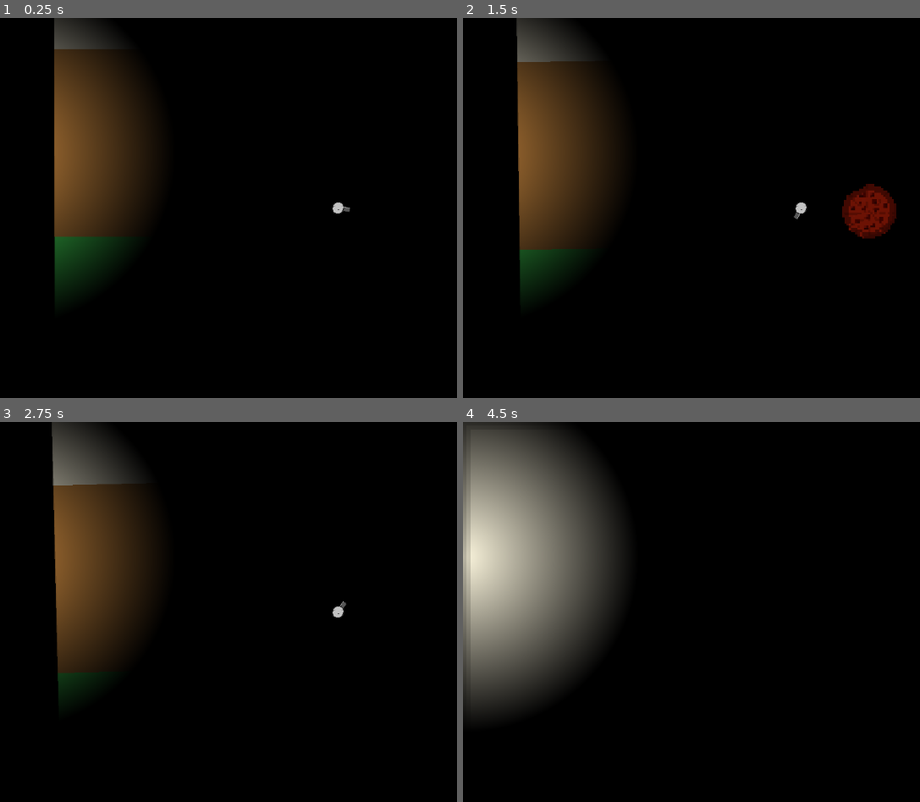
Above: before the commit, frames 1-4 (two rows, left to right).
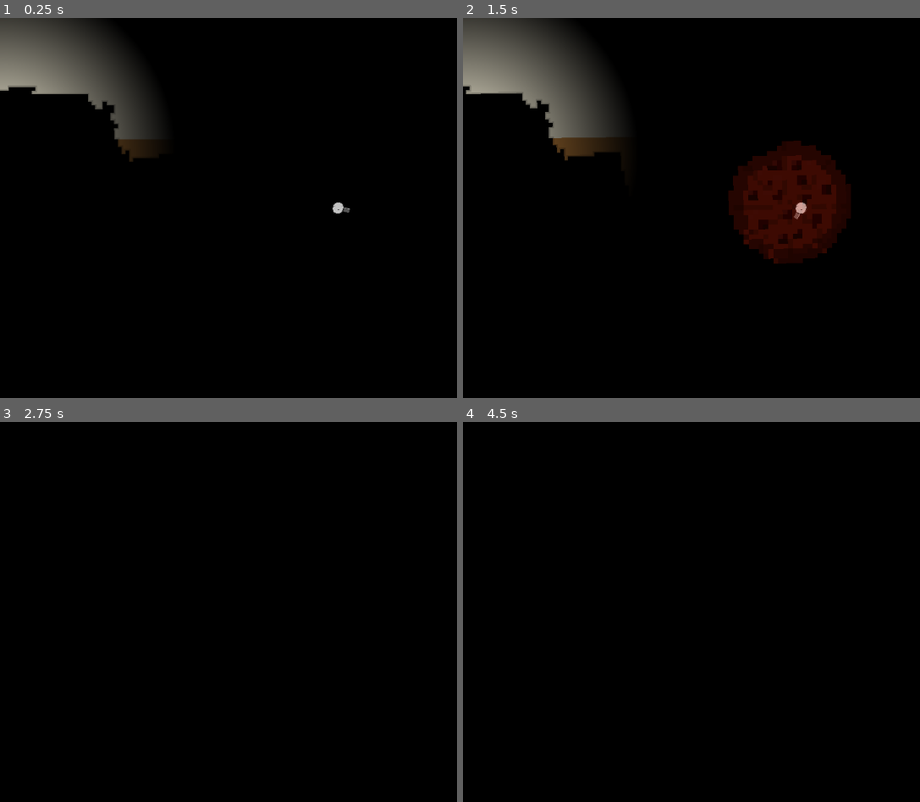
Above: after the commit, the same moments.

Repository: trurohawkins/cave
Game: Godot game, scene res://world.tscn
Two runs of this game, one before a commit and one after it. Both use one fixed random seed, a clock stepped at 60 frames per second and the inputs below.
Inputs (mouse positions are in pixels of both pictures, inside the frame that each line leads up to):
- Up to frame 1 (0.25 s): no input
- Up to frame 2 (1.5 s): move the mouse to (outside the picture) at 0.52 s; hold D (right) 0.53-1.28 s; click (outside the picture) at 0.67 s; move the mouse to (664, 227) at 1.27 s; hold S (down) from 1.28 s (still down)
- Up to frame 3 (2.75 s): move the mouse to (406, 528) at 2.02 s; release S (down) at 2.03 s; hold D (right) from 2.03 s (still down)
- Up to frame 4 (4.5 s): move the mouse to (769, 688) at 2.77 s; release D (right) at 2.78 s; hold W (up) 2.78-3.53 s; click (769, 688) at 2.92 s; move the mouse to (outside the picture) at 3.52 s; hold A (left) from 3.53 s (still down); move the mouse to (600, 555) at 4.27 s

The runs differ from the first frame. In frame 1, 13% of the frame differs, in the area x 0-77%, y 0-74%; in frame 2, 20%; in frame 3, 12%; in frame 4, 22%, in the area x 0-35%, y 0-78%.

Commit message:
made nicer looking map, added explosion collisions

Diff:
--- a/GM.gd
+++ b/GM.gd
@@ -4,6 +4,7 @@
 @export var mapSize: Vector2i
 @export var chunkSize: Vector2i
 var grid = []
+var size: Vector2
 
 @export var spawnPoint: Vector2
 @export var respawnRate = 100
@@ -16,6 +17,7 @@
 	occludeChunks(player)
 
 func spawnMap():
+	size = Vector2(mapSize.x * chunkSize.x, mapSize.y * chunkSize.y)
 	for chunkX in range(mapSize.x):
 		var col = []
 		for chunkY in range(mapSize.y):
@@ -47,29 +49,103 @@
 		for y in range(mapSize.y):
 			var cur = grid[x][y]
 			cur.spawnChunk()
-			if x == mapSize.x / 2 && y == mapSize.y / 2:
-				cur.hollowCenter(75)
+			#if x == mapSize.x / 2 && y == mapSize.y / 2:
+				#cur.hollowCenter(75)
 			#var poo = cur.get_cell_tile_data(Vector2i(0, 0)).material
 			shaders.append(cur.material)
-			#poo.set_shader_parameter("lightRadius", 300.0)
-			#poo.set_shader_parameter("lightPos", Vector2(450.0, 230.0))
-			"""
-			for i in range(15):
-				for j in range(5):
-					print(str(i) + " " + str(j))
-					var poo = cur.get_cell_tile_data(Vector2i(i, j)).material
-					poo.set_shader_parameter("lightRadius", 300.0)
-				#print(poo.get_shader_parameter("lightRadius"))
-			"""
+	shapeMap()
 	for x in range(mapSize.x):
 		for y in range(mapSize.y):
 			var cur = grid[x][y]
 			cur.tileChunk()
 			#print(cur.neighbors)
-	spawnPoint = Vector2((mapSize.x / 2 * chunkSize.x + chunkSize.x/2) * 32, (mapSize.y / 2 * chunkSize.y + chunkSize.y/2) * 32)
-	spawnPoint.y += 1200#grounds player at start
+	#spawnPoint = Vector2((mapSize.x / 2 * chunkSize.x + chunkSize.x/2) * 32, (mapSize.y / 2 * chunkSize.y + chunkSize.y/2) * 32)
 	get_viewport().connect("size_changed", Callable(self, "onResize"))
 	#onResize()
+
+func shapeMap():
+	var center = Vector2(size.x/2, size.y/2)
+	"""
+	for x in range(size.x):
+		for y in range(size.y):
+			var pos = Vector2(x, y)
+			var dist = pos.distance_to(center)
+			if dist >= size.x/2:
+				var mc = posToChunk(pos)
+				var chunk = mc[0]
+				grid[chunk[0]][chunk[1]].set_cell(mc[1], -1)
+	"""
+	makeHole(center, size.x/2, size.x/5, true, false)
+
+	var tunnels = clamp(randi(), 15, 25)
+	for i in range(tunnels):
+		tunnel()
+	spawnPoint = center * 32
+	spawnPoint.y += 20 * 32#grounds player at start
+	makeHole(center, 20, 20, false, true)
+
+
+func tunnel():
+	var center = Vector2(size.x/2, size.y/2)
+	var chasm = 10
+	var move = 20
+	var dither = 5
+	var m: int = size.x - 20
+	var pos = Vector2(randi()%m, randi()%m)
+	var length = clamp(randi(), 5, 30)
+	for i in range(length):
+		if pos.distance_to(center) < size.x/2 - chasm - 75:
+			makeHole(pos, chasm, 0, false, false)
+		pos += Vector2(randi_range(-move, move), randi_range(-move, move))
+		chasm = max(5, chasm + randi_range(-dither, dither))
+
+func makeHole(pos: Vector2, radius: float, shell: int, fill: bool, perfect: bool):
+	#print("making hole of size " + str(radius*2) + " at " + str(pos))
+	var center = Vector2(size.x/2, size.y/2)
+	var r = shell + radius
+	var scape = []#[[-90, 40, -15]]#, [15, 10, 20]]
+	if !perfect:
+		var num = 30#randi() % 10
+		for i in range(num):
+			#angle, width, height
+			scape.append([randi_range(-180, 180), randi_range(5, 20), randi_range(-r/5, r/5)])
+
+	for x in range(-r, r):
+		for y in range(-r, r):
+			var p = Vector2(pos.x + x, pos.y + y)
+			var mc = posToChunk(p)
+			var chunk = mc[0]
+			var angle = rad_to_deg((pos - p).angle())
+			#print(angle)
+			var curRad = radius
+			var cur = TYPE_NIL
+			var closest = INF
+			for s in scape:
+				if abs(angle - s[0]) < closest:
+					closest = abs(angle - s[0])
+					cur = s
+			if cur is Array:
+				var delta = abs(angle - cur[0])
+				if delta < cur[1]:
+					var fallOff = sin((1.0 - delta / cur[1]) * PI / 2.0)
+					curRad += cur[2] * fallOff
+			#print(str(p) + " " + str(angle))
+			#print(chunk)
+			if chunk[0] >= 0 && chunk[0] < mapSize[0] && chunk[1] >= 0 && chunk[1] < mapSize[1]:#print(pos.distance_to(p))
+				if mc[1].x >= 0 && mc[1].y >= 0 && mc[1].x < size.x && mc[1].y < size.y:
+					if center.distance_to(p) < size.x/2:
+						if pos.distance_to(p) < curRad:
+							if !fill:
+								grid[chunk[0]][chunk[1]].set_cell(mc[1], -1)
+							else:
+								grid[chunk[0]][chunk[1]].set_cell(mc[1], 1, Vector2i(0, 4))
+						elif pos.distance_to(p) < curRad + shell:
+							if !fill:
+								grid[chunk[0]][chunk[1]].set_cell(mc[1], 1, Vector2i(0, 4))
+							else:
+								grid[chunk[0]][chunk[1]].set_cell(mc[1], -1)
+					else:
+						grid[chunk[0]][chunk[1]].set_cell(mc[1], -1)
 
 func onResize():
 	for s in shaders:
@@ -132,4 +208,4 @@
 			var dist = max(abs(x - px), abs(y - py))
 			#print(str(x) + ", " + str(y) + " " + str(dist))
 			#1 for square, figure out aspect ratio and do it per x and y
-			grid[x][y].occlude(dist >1)
+			grid[x][y].occlude(false)#dist >1)
--- a/blast.gd
+++ b/blast.gd
@@ -4,11 +4,13 @@
 @export var speed: float = 50
 @export var power: float = 100
 @export var hitCost: float = 5
+@export var lifeTime: float = 100
 var lifeDelta = 30
 @onready var sprite = $Sprite2D
 @onready var circle = $CollisionShape2D.shape
 var hit = []
 var GM: Node2D
+var blastPower = 0.5
 
 func _ready():
 	circle.radius = startSize
@@ -16,17 +18,26 @@
 func _process(delta):
 	#position += Vector2.RIGHT.rotated(rotation) * speed * delta
 	#print(circle.radius)
+	if lifeTime - delta > 0:
+		lifeTime -= delta
+	else:
+		pass
+		#queue_free()
 	if circle.radius + speed * delta < endSize:
 		circle.radius += speed * delta
 	else:
+		print("dead at " + str(circle.radius))
 		queue_free()
-	if sprite.scale.x < 4.5:
+	if sprite.scale.x < endSize/15:
 		sprite.scale.x += speed/2.5 * delta
 		sprite.scale.y += speed/2.5 * delta
 
 func _on_body_entered(body):
 	if body is TileMapLayer:
 		getCollisions()
+	else:
+		if body.has_method("blasted"):
+			body.blasted(global_position, blastPower)
 
 func getCollisions():
 	var shape = $CollisionShape2D.shape
--- a/blast.tscn
+++ b/blast.tscn
@@ -8,10 +8,12 @@
 [node name="blast" type="Area2D"]
 modulate = Color(1, 0.20392157, 0.12156863, 0.24313726)
 scale = Vector2(10, 10)
+collision_mask = 3
 script = ExtResource("1_l5868")
-speed = 20.0
+speed = 30.0
 power = 50.0
 hitCost = 0.01
+lifeTime = 2.0
 
 [node name="CollisionShape2D" type="CollisionShape2D" parent="."]
 shape = SubResource("CircleShape2D_l5868")
--- a/gun.tscn
+++ b/gun.tscn
@@ -13,4 +13,4 @@
 texture = ExtResource("2_kw0bs")
 
 [node name="muzzle" type="Marker2D" parent="barrel"]
-position = Vector2(40, 0)
+position = Vector2(48, 0)
--- a/missile.gd
+++ b/missile.gd
@@ -10,6 +10,7 @@
 
 func _ready():
 	velocity += Vector2.RIGHT.rotated(rotation) * speed
+	#print("missile fired at " + str(velocity))
 
 func _process(delta):
 	losePower(delta * lifeDelta)
--- a/missile.tscn
+++ b/missile.tscn
@@ -9,7 +9,6 @@
 [node name="missile" type="CharacterBody2D"]
 scale = Vector2(5, 5)
 collision_layer = 2
-collision_mask = 3
 script = ExtResource("1_0uoyr")
 speed = 2000.0
 blastScene = ExtResource("2_bqn2q")
--- a/player.gd
+++ b/player.gd
@@ -9,9 +9,11 @@
 @export var landingPower: float = 0.5
 
 @export var staggerPower: float = 50
+@export var invincibleTime: float = 20
 @export var camRot: float = 0.1
 @export var gravPower = 1000
 @export var maxGrav = 2000
+@export var blastScene: PackedScene
 var curGrav = 0
 @onready var gun = $gun
 @onready var cam = $Camera2D
@@ -19,6 +21,10 @@
 var staggerDelta: float = 10
 var staggerCounter: float = 0
 var staggered: bool = false
+
+var invicinbleDelta: float = 10
+var invincibleCounter: float = 0
+var invincible: bool = false
 
 var GM: Node2D
 var prePos = Vector2(-1, -1)
@@ -46,6 +52,10 @@
 		staggerCounter -= delta * staggerDelta
 	else:
 		stagger(false)
+	if invincibleCounter - delta * invicinbleDelta > 0:
+		invincibleCounter -= delta * invicinbleDelta
+	else:
+		invulnerate(false)
 	if !staggered:
 		var direction = Input.get_vector("left", "right", "up", "down")
 		if direction != Vector2.ZERO:
@@ -70,24 +80,31 @@
 		var collision = get_slide_collision(i)
 		var collider = collision.get_collider()
 		if collider is TileMapLayer:
-			crash(collision, power)
+			crash(collision.get_position(), power)
 			#GM.playerDie(self)
 
-func crash(col: KinematicCollision2D, power: float):
+func crash(pos: Vector2, power: float):
 	if power < landingPower:
 		return
-	#print("hit at " + str(global_position) + " form " + str(col.get_position()))
-	#print(str(velocity.length()) + " / " + str(highVelocity) + " = " + str(power))
-	if health > 0:
-		var blast = global_position - col.get_position()
-		var energy: Vector2 = blast * crashPower * power
-		if energy.length() < 10000:
-			velocity = energy
-			decelSpeed = crashDecel
-		stagger(true)
-	else:
-		GM.playerDie(self)
-	health -= 1
+	if !invincible:
+		#invulnerate(true)
+		blowUp()
+		#print("hit at " + str(global_position) + " form " + str(col.get_position()))
+		#print(str(velocity.length()) + " / " + str(highVelocity) + " = " + str(power))
+		if health > 0:
+			blasted(pos, power)
+		else:
+			GM.playerDie(self)
+		health -= 1
+
+func blasted(pos, power):
+	var blast = global_position - pos
+	var energy: Vector2 = blast * crashPower * power
+	print("blasted " + str(power) + " " + str(energy))
+	if energy.length() < 10000:
+		velocity += energy
+		decelSpeed = crashDecel
+	stagger(true)
 
 func stagger(stagged: bool):
 	if stagged:
@@ -98,8 +115,25 @@
 		staggered = false
 		decelSpeed = baseDecel
 
+func invulnerate(on: bool):
+	if on:
+		invincible = true
+		invincibleCounter = invincibleTime
+	else:
+		invincible = false
+		invincibleCounter = 0
+
 func camGrav(delta):
 	cam.rotation_degrees += camRot * delta
 	var grav = Vector2.DOWN.rotated(cam.rotation)
 	#if !boosting:
 	velocity += grav * delta * curGrav
+
+func blowUp():
+	var blast = blastScene.instantiate()
+	blast.GM = GM
+	blast.endSize = 20
+	blast.blastPower = 0
+	blast.lifeTime = 5
+	blast.global_position = global_position
+	get_tree().get_current_scene().add_child(blast)
--- a/player.tscn
+++ b/player.tscn
@@ -1,22 +1,26 @@
-[gd_scene load_steps=5 format=3 uid="uid://dur2pvkhlv1eq"]
+[gd_scene load_steps=6 format=3 uid="uid://dur2pvkhlv1eq"]
 
 [ext_resource type="Script" uid="uid://d10y87l7bijlt" path="res://player.gd" id="1_onrkg"]
+[ext_resource type="PackedScene" uid="uid://i17p6qyg72js" path="res://blast.tscn" id="2_hqtel"]
 [ext_resource type="Texture2D" uid="uid://ddgi2nxyepvdt" path="res://playerHead.png" id="2_i3pqv"]
 [ext_resource type="PackedScene" uid="uid://plw4uxg427gw" path="res://gun.tscn" id="3_i3pqv"]
 
 [sub_resource type="RectangleShape2D" id="RectangleShape2D_036b0"]
 
 [node name="Player" type="CharacterBody2D"]
-scale = Vector2(10, 10)
+scale = Vector2(5, 5)
+collision_layer = 2
 script = ExtResource("1_onrkg")
 health = 2
 speed = 1500
 crashDecel = 10.0
 landingPower = 0.3
-staggerPower = 10.0
+staggerPower = 0.0
+invincibleTime = 5.0
 camRot = 0.5
 gravPower = 50
 maxGrav = 1400
+blastScene = ExtResource("2_hqtel")
 
 [node name="CollisionShape2D" type="CollisionShape2D" parent="."]
 shape = SubResource("RectangleShape2D_036b0")
@@ -31,4 +35,4 @@
 texture = ExtResource("2_i3pqv")
 
 [node name="Camera2D" type="Camera2D" parent="."]
-zoom = Vector2(0.1, 0.1)
+zoom = Vector2(0.2, 0.2)
--- a/world.tscn
+++ b/world.tscn
@@ -8,7 +8,7 @@
 script = ExtResource("1_aqk2v")
 playerScene = ExtResource("3_tlwt5")
 chunkScene = ExtResource("3_aqk2v")
-mapSize = Vector2i(3, 3)
-chunkSize = Vector2i(100, 100)
+mapSize = Vector2i(2, 2)
+chunkSize = Vector2i(300, 300)
 spawnPoint = Vector2(200, -500)
 respawnRate = 1
